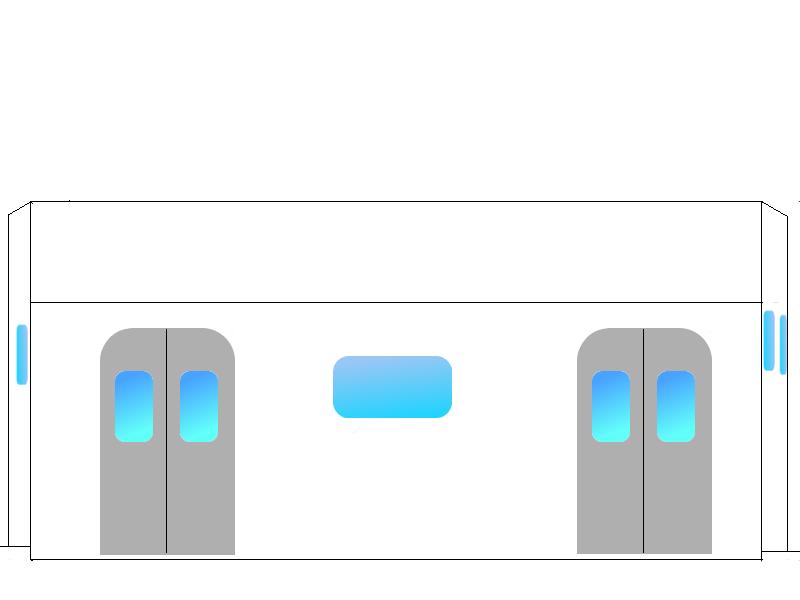
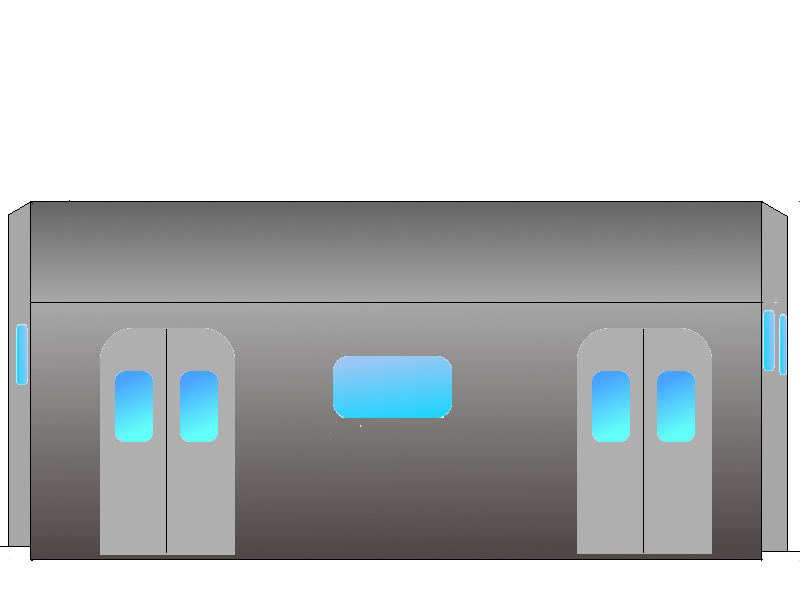
The second w=800, h=600 image is a revision of the first. Changes to its layers:
removed layer "Pasted Layer" over [779, 313, 787, 375]
painted on "Background" over [9, 202, 787, 559]
